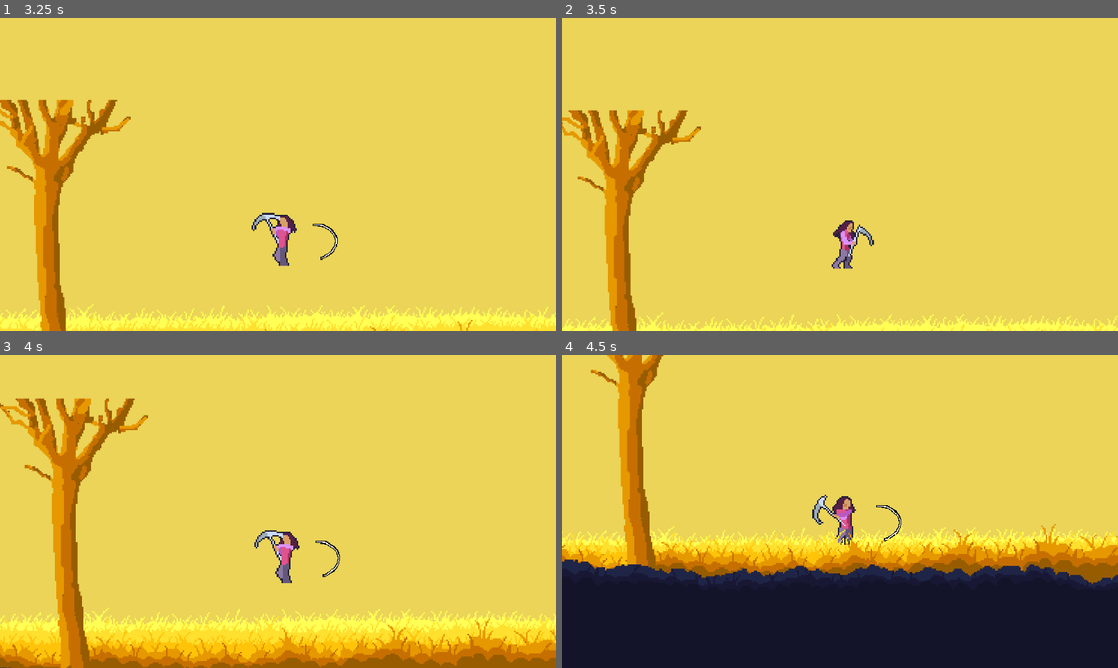
Above: before the commit, frames 1-4 (two rows, left to right).
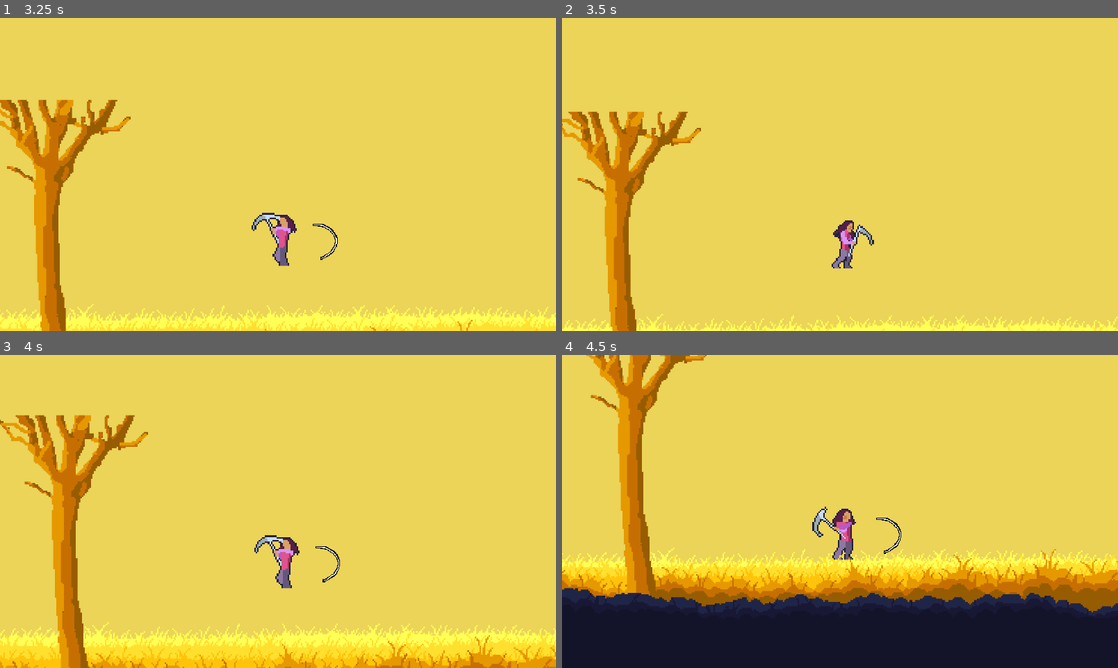
Above: after the commit, the same moments.

Repository: LordRevan36/software_development_platformer
Game: Godot game, scene res://main.tscn
Same seed, same stepped clock (60 frames per second), same inputs: the game is played once before the commit and once after it. The engine's default icon, where the game draws it, is replaced by a stand-in: a white triangle on a blue panel in a dark square.
Inputs:
- Up to frame 1 (3.25 s): hold E (FlipRight) 0.53-2.03 s; tap Z (Attack 1) every 0.75 s from 0.6 to 2.85 s; tap W (Up) at 0.77, 1.52, 3.02 s; hold Q (FlipLeft) 2.03-2.78 s; hold E (FlipRight) from 2.78 s (still down)
- Up to frame 2 (3.5 s): keep holding E (FlipRight)
- Up to frame 3 (4 s): keep holding E (FlipRight); tap Z (Attack 1) at 3.6 s; tap W (Up) at 3.77 s
- Up to frame 4 (4.5 s): release E (FlipRight) at 4.28 s; hold Q (FlipLeft) from 4.28 s (still down); tap Z (Attack 1) at 4.35 s

Frame 1 is identical in both runs. In frame 2, 1.3% of the frame differs, in the area x 0-100%, y 29-100%; in frame 3, 19%; in frame 4, 25%, in the area x 0-100%, y 0-84%.
Error after the commit: Invalid call. Nonexistent function '_set_values' in base 'StaticBody2D (platform.gd)'. (res://main.gd:26)

Commit message:
Platform Polygons
Started one system then restarted with new one and am now just saving to have it saved so not much to see here

Diff:
--- /dev/null
+++ b/software-development-platformer/Platform/platform.gd
@@ -0,0 +1,23 @@
+extends StaticBody2D
+
+@onready var polygon_2d = $Polygon2D
+@onready var collision_polygon_2d = $CollisionPolygon2D
+
+#func _set_values(pos, width, height):
+	#position = pos;
+	#width = width
+	#height = height
+	#$CollisionShape2D.position = pos
+	#$CollisionShape2D.shape.size.x = width
+	#$CollisionShape2D.shape.size.y = height
+	#$Sprite2D.position = pos
+	#$Sprite2D.scale.x = width/100
+	#$Sprite2D.scale.y = height/100
+
+# Called when the node enters the scene tree for the first time.
+func _ready() -> void:
+	collision_polygon_2d.polygon = polygon_2d.polygon
+
+# Called every frame. 'delta' is the elapsed time since the previous frame.
+func _process(delta: float) -> void:
+	pass
--- /dev/null
+++ b/software-development-platformer/Platform/platform.tscn
@@ -0,0 +1,16 @@
+[gd_scene load_steps=3 format=3 uid="uid://c6lcnacw8vw5s"]
+
+[ext_resource type="Script" uid="uid://6hfsroor2sbh" path="res://Platform/platform.gd" id="1_0v4dy"]
+[ext_resource type="Texture2D" uid="uid://b7i07nnvxbon6" path="res://icon.svg" id="2_g263t"]
+
+[node name="Platform" type="StaticBody2D"]
+script = ExtResource("1_0v4dy")
+
+[node name="CollisionPolygon2D" type="CollisionPolygon2D" parent="."]
+
+[node name="Polygon2D" type="Polygon2D" parent="."]
+polygon = PackedVector2Array(-5, 1, 5, 1, 5, -1, -5, -1)
+
+[node name="BorderPolygon2D" type="Polygon2D" parent="."]
+texture_repeat = 2
+texture = ExtResource("2_g263t")
--- /dev/null
+++ b/software-development-platformer/main.gd
@@ -0,0 +1,28 @@
+extends Node
+
+@export var platform_scene: PackedScene
+
+# Called when the node enters the scene tree for the first time.
+func _ready() -> void:
+	pass # Replace with function body.
+
+
+# Called every frame. 'delta' is the elapsed time since the previous frame.
+func _process(delta: float) -> void:
+	pass
+
+
+func _on_platform_timer_timeout() -> void:
+	var platform = platform_scene.instantiate()
+
+	var xMin = 0
+	var xRange = DisplayServer.window_get_size().x
+	var xRandom = randi() % xRange + xMin
+	var yMin = 0
+	var yRange = DisplayServer.window_get_size().y
+	var yRandom = randi() % yRange + yMin
+	var pos: Vector2 = Vector2(xRandom, yRandom)
+
+	platform._set_values(pos, 100, 50)
+
+	$Platforms.add_child(platform)
--- a/software-development-platformer/main.tscn
+++ b/software-development-platformer/main.tscn
@@ -1,7 +1,8 @@
-[gd_scene load_steps=9 format=3 uid="uid://0innvfg1noyr"]
+[gd_scene load_steps=10 format=3 uid="uid://0innvfg1noyr"]
 
+[ext_resource type="Script" uid="uid://cvsfgv5p5udvj" path="res://main.gd" id="1_5vw27"]
 [ext_resource type="PackedScene" uid="uid://cy1vyx88wgg4v" path="res://Player/player.tscn" id="1_bo1nx"]
-[ext_resource type="PackedScene" uid="uid://c6lcnacw8vw5s" path="res://platform.tscn" id="2_8gbba"]
+[ext_resource type="PackedScene" uid="uid://c6lcnacw8vw5s" path="res://Platform/platform.tscn" id="2_8gbba"]
 [ext_resource type="Script" uid="uid://do5bugkt41qkv" path="res://camera.gd" id="2_jjvhh"]
 [ext_resource type="Texture2D" uid="uid://davcfmie0bbc2" path="res://Assets/Parallax.png" id="3_8gbba"]
 [ext_resource type="Texture2D" uid="uid://c2fn1ck4bikb1" path="res://Assets/Forest/Grass.png" id="4_272bh"]
@@ -12,6 +13,8 @@
 distance = -285.0
 
 [node name="Main" type="Node"]
+script = ExtResource("1_5vw27")
+platform_scene = ExtResource("2_8gbba")
 
 [node name="BackParallax" type="Node2D" parent="."]
 
@@ -43,7 +46,7 @@
 position_smoothing_enabled = true
 script = ExtResource("2_jjvhh")
 
-[node name="Platform" parent="." instance=ExtResource("2_8gbba")]
+[node name="Platforms" type="Node2D" parent="."]
 
 [node name="FrontParallax" type="Node2D" parent="."]
 
@@ -132,3 +135,9 @@
 
 [node name="CollisionShape2D" type="CollisionShape2D" parent="StaticBody2D"]
 shape = SubResource("WorldBoundaryShape2D_0xm2m")
+
+[node name="PlatformTimer" type="Timer" parent="."]
+wait_time = 3.0
+autostart = true
+
+[connection signal="timeout" from="PlatformTimer" to="." method="_on_platform_timer_timeout"]
--- a/software-development-platformer/platform.tscn
+++ /dev/null
@@ -1,10 +0,0 @@
-[gd_scene load_steps=2 format=3 uid="uid://c6lcnacw8vw5s"]
-
-[sub_resource type="RectangleShape2D" id="RectangleShape2D_yc5i5"]
-
-[node name="Platform" type="StaticBody2D"]
-
-[node name="CollisionShape2D" type="CollisionShape2D" parent="."]
-shape = SubResource("RectangleShape2D_yc5i5")
-
-[node name="Sprite2D" type="Sprite2D" parent="."]
--- a/software-development-platformer/project.godot
+++ b/software-development-platformer/project.godot
@@ -26,6 +26,7 @@
 folder_colors={
 "res://Assets/": "orange",
 "res://Enemies/": "red",
+"res://Platform/": "yellow",
 "res://Player/": "purple"
 }
 
Not shown, added: software-development-platformer/Platform/platform.gd.uid
Not shown, added: software-development-platformer/main.gd.uid
